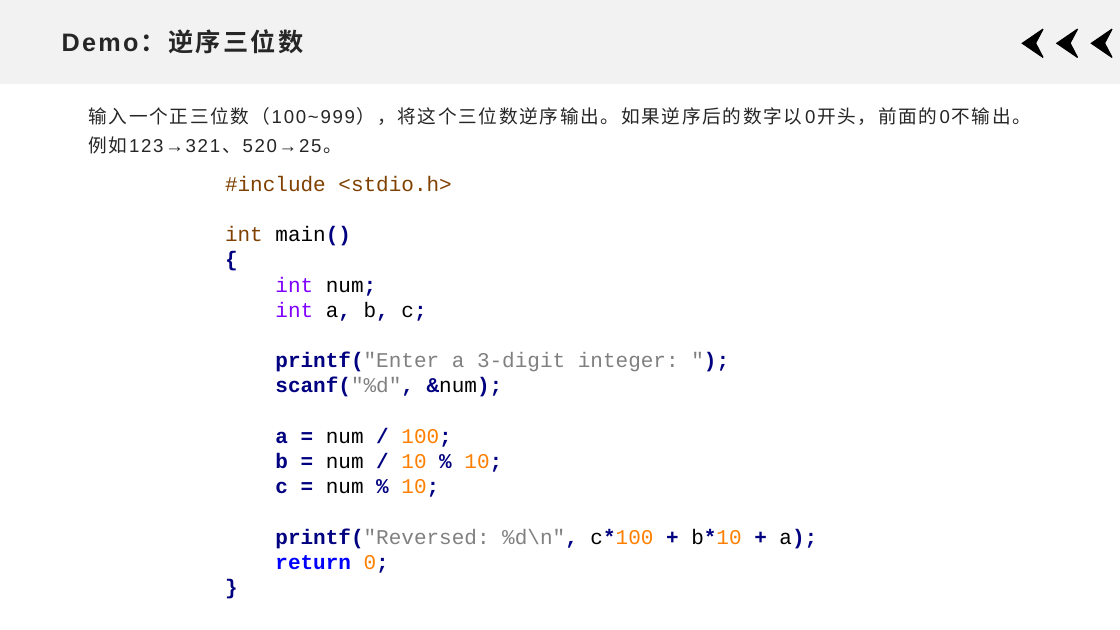
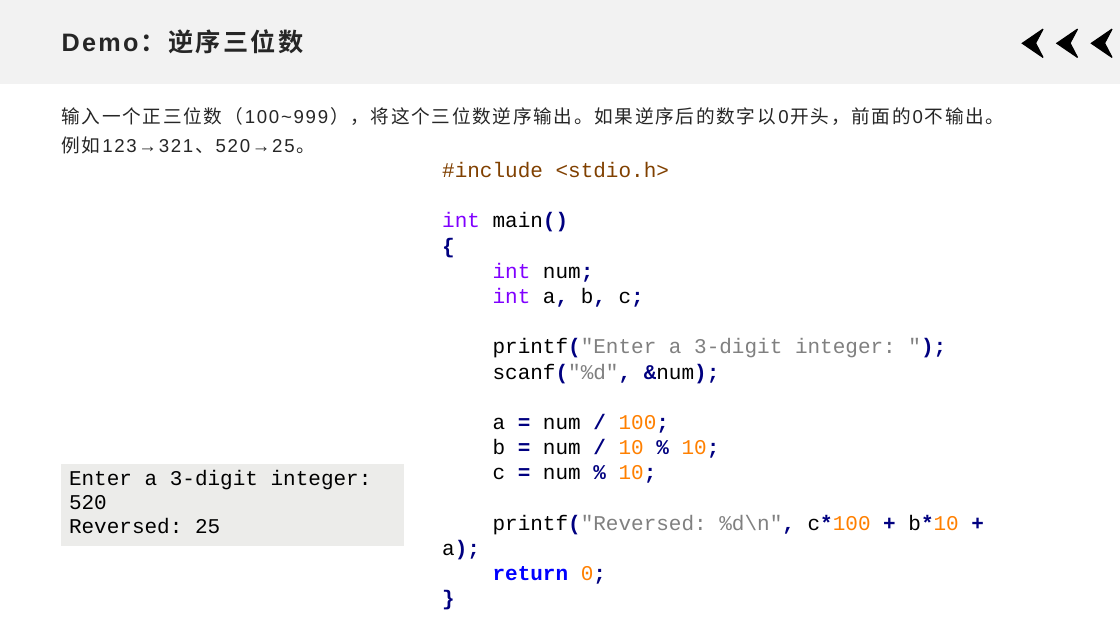
Before and after one commit to xdai02/C, a slide deck: slide 19 of slides/Chapter1.pptx. Drawn at 1120x630 pixels with LibreOffice and Linux fonts; fonts in the diff are those of the drawing. Boxes give left, top, right and bottom in pixels: in the first picture for what was removed or moved away, otherwise in the second. Text is boxed around its words. In the diff, an @@ line names an element or a change of style, - is before the commit and + after.

```diff
--- a/slides/Chapter1.pptx
+++ b/slides/Chapter1.pptx
@@ text "输入一个正三位数（100~999），将这个三位数逆序输出。如果逆序后的数字以0开头，前面的0不输出。例如123→321、 ...": place and size @@
-text "输入一个正三位数（100~999），将这个三位数逆序输出。如果逆序后的数字以0开头，前面的0不输出。例如123→321、 ..." at bbox=[88, 107, 1032, 154]
+text "输入一个正三位数（100~999），将这个三位数逆序输出。如果逆序后的数字以0开头，前面的0不输出。例如123→321、 ..." at bbox=[62, 107, 1005, 154]
@@ text at bbox=[442, 162, 958, 584]: text changed @@
-#include <stdio.h> int main() { int num; int a, b, c; printf("Enter a 3-digit integer: "); scanf("%d", &num); a = num / 100; b = num / 10 % 10; c = num % 10; printf("Reversed: %d\n", c*100 + b*10 + a); return 0; }
+#include <stdio.h>
+int main()
+{
+int num;
+int a, b, c;
+printf("Enter a 3-digit integer: ");
+scanf("%d", &num);
+a = num / 100;
+b = num / 10 % 10;
+c = num % 10;
+printf("Reversed: %d\n", c*100 + b*10 + a);
+return 0;
+}
@@ table added at bbox=[60, 464, 404, 538], 1 rows, 1 columns @@
+Enter a 3-digit integer: 520 / Reversed: 25
```
Also in this commit, not shown: 19 other slides changed, 5 other files.
